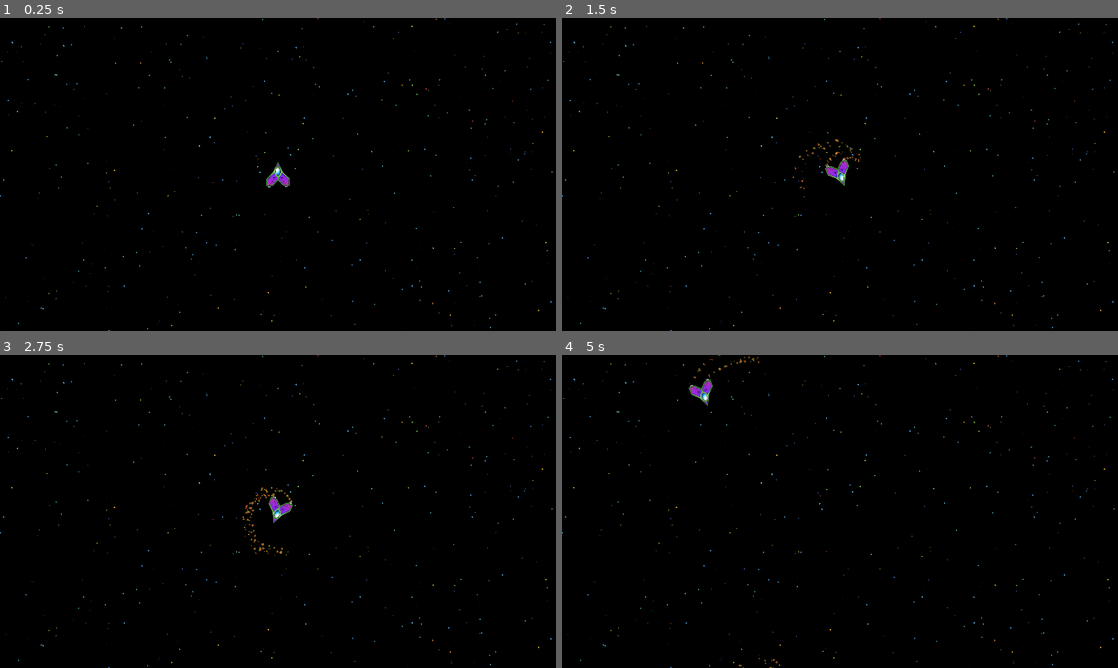
Above: before the commit, frames 1-4 (two rows, left to right).
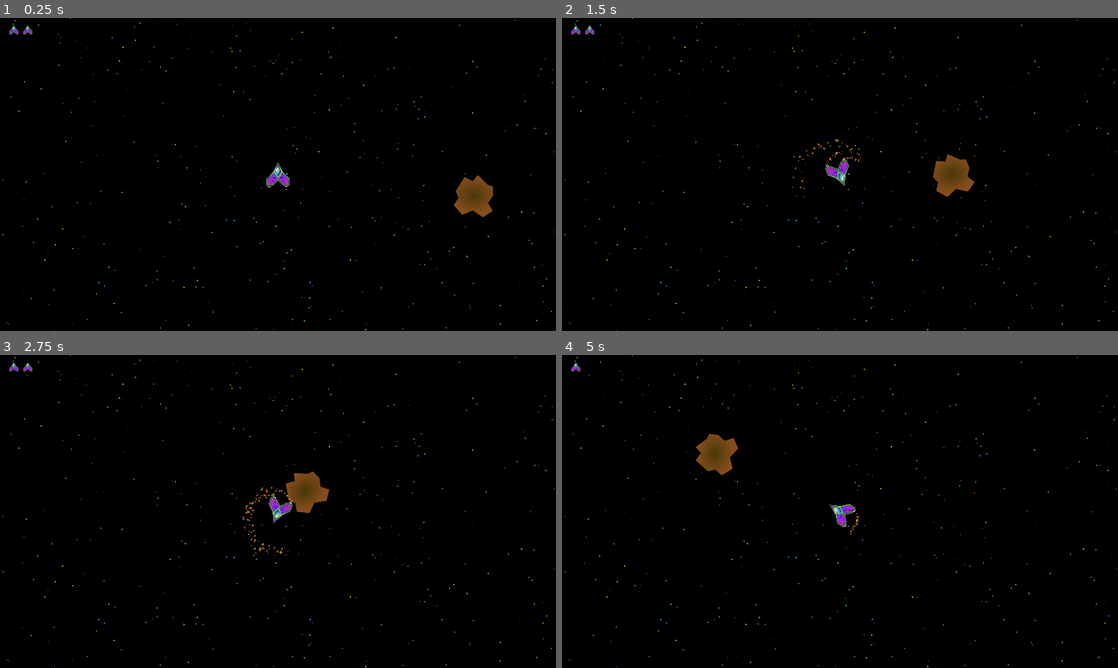
Above: after the commit, the same moments.

Repository: avrame/space-rocks-godot
Game: Godot game, scene res://Scenes/main.tscn
Two runs of this game, one before a commit and one after it. Both use one fixed random seed, a clock stepped at 60 frames per second and the inputs below. Before the commit the project starts from res://main.tscn.
Inputs:
- Up to frame 1 (0.25 s): no input
- Up to frame 2 (1.5 s): tap Enter at 0.5 s; hold Right (rotate-right) 0.53-1.28 s; hold Space (fire, bound only after the commit) 0.53-1.28 s; hold Left (rotate-left) from 1.28 s (still down); tap Space (fire, bound only after the commit) at 1.35 s
- Up to frame 3 (2.75 s): release Left (rotate-left) at 2.03 s; hold Right (rotate-right) from 2.03 s (still down); hold Space (fire, bound only after the commit) from 2.03 s (still down)
- Up to frame 4 (5 s): release Right (rotate-right) at 2.78 s; release Space (fire, bound only after the commit) at 2.78 s; hold Up (thrust) 2.78-3.53 s; tap Space (fire, bound only after the commit) at 2.85, 4.35 s; hold Space (fire, bound only after the commit) 3.53-4.28 s; hold Left (rotate-left) from 3.53 s (still down)

The runs differ from the first frame. In frame 1, 1.3% of the frame differs, in the area x 0-100%, y 0-100%; in frame 2, 1.3%; in frame 3, 1.3%; in frame 4, 1.7%.

Commit message:
Added level container. Added pew-pew sound. Fixed respawn check for asteroids nearby.

Diff:
--- /dev/null
+++ b/Scenes/asteroid.tscn
@@ -0,0 +1,15 @@
+[gd_scene load_steps=3 format=3 uid="uid://bcdeqofdqsjsl"]
+
+[ext_resource type="Texture2D" uid="uid://bpx5n7qx6vdke" path="res://Textures/asteroid.png" id="1_fmagi"]
+[ext_resource type="Script" path="res://Scripts/asteroid.gd" id="2_snfe1"]
+
+[node name="Asteroid" type="Sprite2D" groups=["Asteroids"]]
+position = Vector2(0, 2)
+texture = ExtResource("1_fmagi")
+script = ExtResource("2_snfe1")
+
+[node name="AsteroidStaticBody" type="StaticBody2D" parent="."]
+
+[node name="CollisionPolygon2D" type="CollisionPolygon2D" parent="AsteroidStaticBody"]
+position = Vector2(9, -33)
+polygon = PackedVector2Array(41, 59, 59, 36, 60, 4, 44, -4, 11, -39, -7, -20, -34, -35, -67, 9, -61, 34, -77, 57, -52, 92, -14, 81, 21, 107, 53, 88)
--- /dev/null
+++ b/Scenes/base_level.tscn
@@ -0,0 +1,19 @@
+[gd_scene load_steps=5 format=3 uid="uid://c426h6wdibxd"]
+
+[ext_resource type="Script" path="res://Scripts/stars.gd" id="1_q0gxm"]
+[ext_resource type="Script" path="res://Scripts/level.gd" id="1_wqdps"]
+[ext_resource type="PackedScene" uid="uid://bcdeqofdqsjsl" path="res://Scenes/asteroid.tscn" id="2_gemu2"]
+[ext_resource type="PackedScene" uid="uid://bke7ht6hwx7em" path="res://Scenes/space_ship.tscn" id="3_a2bo4"]
+
+[node name="Level" type="Node2D"]
+script = ExtResource("1_wqdps")
+
+[node name="Stars" type="Node2D" parent="."]
+position = Vector2(2.08165e-12, 2.08165e-12)
+script = ExtResource("1_q0gxm")
+
+[node name="Asteroid" parent="." instance=ExtResource("2_gemu2")]
+position = Vector2(231, 235)
+
+[node name="SpaceShip" parent="." instance=ExtResource("3_a2bo4")]
+position = Vector2(960, 540)
--- a/engine_stream.tscn
+++ b/Scenes/engine_stream.tscn
@@ -1,6 +1,6 @@
 [gd_scene load_steps=3 format=3 uid="uid://3gwsjb0lgeo"]
 
-[ext_resource type="Texture2D" uid="uid://d0lh108c8o7bm" path="res://exhaust-particle.png" id="1_7pn8x"]
+[ext_resource type="Texture2D" uid="uid://d0lh108c8o7bm" path="res://Textures/exhaust-particle.png" id="1_wrjd5"]
 
 [sub_resource type="ParticleProcessMaterial" id="ParticleProcessMaterial_rlojy"]
 particle_flag_disable_z = true
@@ -29,7 +29,7 @@
 position = Vector2(2.08165e-12, 2.08165e-12)
 amount = 60
 process_material = SubResource("ParticleProcessMaterial_rlojy")
-texture = ExtResource("1_7pn8x")
+texture = ExtResource("1_wrjd5")
 lifetime = 0.75
 randomness = 0.5
 visibility_rect = Rect2(-75, -10, 150, 250)
--- /dev/null
+++ b/Scenes/level1.tscn
@@ -0,0 +1,5 @@
+[gd_scene load_steps=2 format=3 uid="uid://s888kf5mypvs"]
+
+[ext_resource type="PackedScene" uid="uid://c426h6wdibxd" path="res://Scenes/base_level.tscn" id="1_7eynj"]
+
+[node name="Level" instance=ExtResource("1_7eynj")]
--- /dev/null
+++ b/Scenes/level2.tscn
@@ -0,0 +1,5 @@
+[gd_scene load_steps=2 format=3 uid="uid://cwesb3ojwejjf"]
+
+[ext_resource type="PackedScene" uid="uid://c426h6wdibxd" path="res://Scenes/base_level.tscn" id="1_byq2t"]
+
+[node name="Level" instance=ExtResource("1_byq2t")]
--- /dev/null
+++ b/Scenes/level3.tscn
@@ -0,0 +1,5 @@
+[gd_scene load_steps=2 format=3 uid="uid://dxq2r4crx55l3"]
+
+[ext_resource type="PackedScene" uid="uid://c426h6wdibxd" path="res://Scenes/base_level.tscn" id="1_2v1qt"]
+
+[node name="Level" instance=ExtResource("1_2v1qt")]
--- /dev/null
+++ b/Scenes/life.tscn
@@ -0,0 +1,7 @@
+[gd_scene load_steps=2 format=3 uid="uid://ck0s5spijub2b"]
+
+[ext_resource type="Texture2D" uid="uid://cj67mg0r7dye3" path="res://Textures/Spaceship.png" id="1_5ggdj"]
+
+[node name="Life" type="Sprite2D"]
+scale = Vector2(0.2, 0.2)
+texture = ExtResource("1_5ggdj")
--- /dev/null
+++ b/Scenes/main.tscn
@@ -0,0 +1,54 @@
+[gd_scene load_steps=5 format=3 uid="uid://drf60pjfuwn0c"]
+
+[ext_resource type="Script" path="res://Scripts/level_container.gd" id="1_pon6j"]
+[ext_resource type="Script" path="res://Scripts/lives.gd" id="4_2fs3s"]
+[ext_resource type="Script" path="res://Scripts/game_over.gd" id="4_drj5u"]
+[ext_resource type="Theme" uid="uid://ci72ymw8fi3b1" path="res://theme.tres" id="5_tr1yb"]
+
+[node name="Main" type="Node2D"]
+
+[node name="LevelContainer" type="Node2D" parent="."]
+script = ExtResource("1_pon6j")
+
+[node name="Lives" type="Node2D" parent="."]
+position = Vector2(48, 40)
+script = ExtResource("4_2fs3s")
+
+[node name="GameOver" type="CenterContainer" parent="."]
+visible = false
+offset_right = 1920.0
+offset_bottom = 1080.0
+theme = ExtResource("5_tr1yb")
+script = ExtResource("4_drj5u")
+
+[node name="PanelContainer" type="PanelContainer" parent="GameOver"]
+layout_mode = 2
+theme = ExtResource("5_tr1yb")
+
+[node name="MarginContainer" type="MarginContainer" parent="GameOver/PanelContainer"]
+layout_mode = 2
+theme = ExtResource("5_tr1yb")
+
+[node name="VBoxContainer" type="VBoxContainer" parent="GameOver/PanelContainer/MarginContainer"]
+layout_mode = 2
+theme = ExtResource("5_tr1yb")
+
+[node name="Label" type="Label" parent="GameOver/PanelContainer/MarginContainer/VBoxContainer"]
+layout_mode = 2
+theme = ExtResource("5_tr1yb")
+text = "Game Over"
+
+[node name="NewGameButton" type="Button" parent="GameOver/PanelContainer/MarginContainer/VBoxContainer"]
+layout_mode = 2
+theme = ExtResource("5_tr1yb")
+text = "New Game"
+
+[node name="QuitButton" type="Button" parent="GameOver/PanelContainer/MarginContainer/VBoxContainer"]
+layout_mode = 2
+theme = ExtResource("5_tr1yb")
+text = "Quit"
+
+[connection signal="restart_game" from="LevelContainer" to="Lives" method="_on_level_container_restart_game"]
+[connection signal="pressed" from="GameOver/PanelContainer/MarginContainer/VBoxContainer/NewGameButton" to="LevelContainer" method="_on_new_game_button_pressed"]
+[connection signal="pressed" from="GameOver/PanelContainer/MarginContainer/VBoxContainer/NewGameButton" to="GameOver" method="_on_new_game_button_pressed"]
+[connection signal="pressed" from="GameOver/PanelContainer/MarginContainer/VBoxContainer/QuitButton" to="GameOver" method="_on_quit_button_pressed"]
--- /dev/null
+++ b/Scenes/space_ship.tscn
@@ -0,0 +1,66 @@
+[gd_scene load_steps=8 format=3 uid="uid://bke7ht6hwx7em"]
+
+[ext_resource type="Texture2D" uid="uid://cj67mg0r7dye3" path="res://Textures/Spaceship.png" id="1_6c8e2"]
+[ext_resource type="Script" path="res://Scripts/space_ship.gd" id="1_u6yal"]
+[ext_resource type="PackedScene" uid="uid://3gwsjb0lgeo" path="res://Scenes/engine_stream.tscn" id="3_0a0lr"]
+[ext_resource type="Texture2D" uid="uid://bc81bnmvnps7x" path="res://Textures/explosion-part.png" id="4_u2cfk"]
+[ext_resource type="AudioStream" uid="uid://d321pmavxilib" path="res://Audio/ship-explodes.wav" id="5_4b0x3"]
+[ext_resource type="AudioStream" uid="uid://doxkwsxydoe0m" path="res://Audio/pew-pew.wav" id="6_0twj2"]
+
+[sub_resource type="ParticleProcessMaterial" id="ParticleProcessMaterial_q1cqy"]
+particle_flag_disable_z = true
+emission_shape = 1
+emission_sphere_radius = 44.06
+direction = Vector3(1, 2.08165e-12, 2.08165e-12)
+spread = 180.0
+angular_velocity_min = -1.60933e-05
+angular_velocity_max = 558.17
+radial_velocity_min = -2.23517e-05
+radial_velocity_max = 197.25
+gravity = Vector3(2.08165e-12, 2.08165e-12, 2.08165e-12)
+linear_accel_min = 46.1
+linear_accel_max = 100.0
+radial_accel_min = 30.05
+radial_accel_max = 30.05
+scale_max = 3.0
+
+[node name="SpaceShip" type="CharacterBody2D"]
+position = Vector2(2.08165e-12, 2.08165e-12)
+scale = Vector2(0.5, 0.5)
+script = ExtResource("1_u6yal")
+
+[node name="LeftEngineStream" parent="." instance=ExtResource("3_0a0lr")]
+position = Vector2(-60, 90)
+emitting = false
+
+[node name="RightEngineStream" parent="." instance=ExtResource("3_0a0lr")]
+position = Vector2(58, 92)
+emitting = false
+
+[node name="Sprite2D" type="Sprite2D" parent="."]
+texture = ExtResource("1_6c8e2")
+
+[node name="CollisionPolygon2D" type="CollisionPolygon2D" parent="."]
+polygon = PackedVector2Array(35, -15, 0, -86, -34, -15, -80, 30, -81, 79, -36, 79, -1, 43, 37, 79, 81, 79, 81, 27)
+
+[node name="Explosion" type="GPUParticles2D" parent="."]
+emitting = false
+amount = 64
+process_material = SubResource("ParticleProcessMaterial_q1cqy")
+texture = ExtResource("4_u2cfk")
+lifetime = 0.5
+one_shot = true
+
+[node name="ExplosionSound" type="AudioStreamPlayer2D" parent="."]
+stream = ExtResource("5_4b0x3")
+volume_db = -15.0
+
+[node name="PewPewSound" type="AudioStreamPlayer2D" parent="."]
+stream = ExtResource("6_0twj2")
+volume_db = -10.0
+
+[node name="RespawnTimer" type="Timer" parent="."]
+one_shot = true
+
+[connection signal="finished" from="Explosion" to="." method="_on_explosion_finished"]
+[connection signal="timeout" from="RespawnTimer" to="." method="_on_respawn_timer_timeout"]
--- a/star.tscn
+++ b/Scenes/star.tscn
@@ -1,10 +1,10 @@
 [gd_scene load_steps=2 format=3 uid="uid://crouufakoiel1"]
 
-[ext_resource type="Texture2D" uid="uid://dh2a7rmfxk8dm" path="res://stars.png" id="1_lc1sg"]
+[ext_resource type="Texture2D" uid="uid://dh2a7rmfxk8dm" path="res://Textures/stars.png" id="1_quo4o"]
 
 [node name="Star" type="Sprite2D"]
 texture_filter = 1
 position = Vector2(2.08165e-12, 2.08165e-12)
-texture = ExtResource("1_lc1sg")
+texture = ExtResource("1_quo4o")
 hframes = 4
 vframes = 4
--- /dev/null
+++ b/Scripts/asteroid.gd
@@ -0,0 +1,42 @@
+extends Sprite2D
+
+const MIN_SPEED = 25
+const MAX_SPEED = 300
+const MIN_DISTANCE_FROM_SHIP = 250
+
+@onready var spaceship = get_node("../SpaceShip")
+var screen_size
+var speed
+var rotate_speed
+var velocity
+
+# Called when the node enters the scene tree for the first time.
+func _ready() -> void:
+	screen_size = get_viewport().content_scale_size
+	generate_random_position()
+	while position.distance_to(spaceship.position) < MIN_DISTANCE_FROM_SHIP:
+		generate_random_position()
+	speed = randf_range(MIN_SPEED, MAX_SPEED)
+	rotate_speed = randfn(0, 1.5)
+	var direction = randf_range(0, 2 * PI)
+	velocity = Vector2.RIGHT.rotated(direction)
+
+# Called every frame. 'delta' is the elapsed time since the previous frame.
+func _process(delta: float) -> void:
+	rotate(delta * rotate_speed)
+	translate(delta * speed * velocity)
+
+	if position.y < 0:
+		position.y = screen_size.y
+	elif position.y > screen_size.y:
+		position.y = 0
+
+	if position.x < 0:
+		position.x = screen_size.x
+	elif position.x > screen_size.x:
+		position.x = 0
+
+func generate_random_position():
+	var x = randf_range(0, screen_size.x)
+	var y = randf_range(0, screen_size.y)
+	position = Vector2(x, y)
--- /dev/null
+++ b/Scripts/game_over.gd
@@ -0,0 +1,19 @@
+extends CenterContainer
+
+
+# Called when the node enters the scene tree for the first time.
+func _ready() -> void:
+	pass # Replace with function body.
+
+
+# Called every frame. 'delta' is the elapsed time since the previous frame.
+func _process(delta: float) -> void:
+	pass
+
+
+func _on_quit_button_pressed() -> void:
+	get_tree().quit()
+
+
+func _on_new_game_button_pressed() -> void:
+	visible = false
--- /dev/null
+++ b/Scripts/level.gd
@@ -0,0 +1,11 @@
+extends Node2D
+
+
+# Called when the node enters the scene tree for the first time.
+func _ready() -> void:
+	pass # Replace with function body.
+
+
+# Called every frame. 'delta' is the elapsed time since the previous frame.
+func _process(delta: float) -> void:
+	pass
--- /dev/null
+++ b/Scripts/level_container.gd
@@ -0,0 +1,27 @@
+extends Node2D
+
+var level1 = preload("res://Scenes/level1.tscn")
+var level2 = preload("res://Scenes/level2.tscn")
+var level3 = preload("res://Scenes/level3.tscn")
+var levels = [level1, level2, level3]
+var current_level = 1
+signal restart_game
+
+# Called when the node enters the scene tree for the first time.
+func _ready() -> void:
+	load_current_level()
+
+# Called every frame. 'delta' is the elapsed time since the previous frame.
+func _process(delta: float) -> void:
+	pass
+
+func load_current_level():
+	var level_scene = levels[current_level - 1]
+	var level = level_scene.instantiate()
+	add_child(level)
+
+func _on_new_game_button_pressed() -> void:
+	current_level = 1
+	remove_child(get_child(0))
+	load_current_level()
+	restart_game.emit()
--- /dev/null
+++ b/Scripts/lives.gd
@@ -0,0 +1,33 @@
+extends Node2D
+
+const INITIAL_EXTRA_LIVES_COUNT = 2
+var lives = []
+@onready var life_scene = preload("res://Scenes/life.tscn")
+@onready var game_over = get_node("/root/Main/GameOver")
+
+# Called when the node enters the scene tree for the first time.
+func _ready() -> void:
+	add_a_life()
+	add_a_life()
+
+# Called every frame. 'delta' is the elapsed time since the previous frame.
+func _process(delta: float) -> void:
+	pass
+
+func add_a_life():
+	var life = life_scene.instantiate()
+	life.position.x = lives.size() * 48
+	life.position.y = 0
+	add_child(life)
+	lives.push_back(life)
+
+func remove_a_life():
+	var life = lives.pop_back()
+	if life:
+		life.queue_free()
+	else:
+		game_over.visible = true
+
+func _on_level_container_restart_game() -> void:
+	add_a_life()
+	add_a_life()
--- a/space_ship.gd
+++ b/Scripts/space_ship.gd
@@ -5,21 +5,34 @@
 const THRUST_SPEED = 10.0
 const FRICTION = .99
 const MAX_SPEED = 1000.0
+const MIN_DISTANCE_FROM_ASTEROID = 400
 
 var screen_size
+var init_position
+var init_rotation
 var sprite_width
 var sprite_height
+var exploding = false
+
+@onready var global = get_node("/root/Global")
+@onready var lives_node = get_node("/root/Main/Lives")
+@onready var game_over_node = get_node("/root/Main/GameOver")
 @onready var sprite = $Sprite2D
 @onready var left_engine_stream = $LeftEngineStream
 @onready var right_engine_stream = $RightEngineStream
 
+
 func _ready():
+	init_position = position
+	init_rotation = rotation
 	screen_size = get_viewport().content_scale_size
 	sprite_width = sprite.texture.get_width()
 	sprite_height = sprite.texture.get_height()
 
 
 func _physics_process(delta):
+	if exploding:
+		return
 	if Input.is_action_pressed("rotate-left"):
 		var rotate_amount = delta * -ROTATION_SPEED
 		rotate(rotate_amount)
@@ -39,7 +52,6 @@
 		left_engine_stream.emitting = false
 		right_engine_stream.emitting = false
 
-
 	if position.y < 0:
 		position.y = screen_size.y
 	elif position.y > screen_size.y:
@@ -50,4 +62,46 @@
 	elif position.x > screen_size.x:
 		position.x = 0
 
-	move_and_collide(velocity * delta)
+	var collision = move_and_collide(velocity * delta)
+
+	if collision:
+		var collider_name = collision.get_collider().get("name")
+		if collider_name == "AsteroidStaticBody":
+			explode()
+
+func _unhandled_key_input(event: InputEvent) -> void:
+	if event.is_action_pressed("fire"):
+		$PewPewSound.play()
+
+func explode():
+	exploding = true
+	left_engine_stream.emitting = false
+	right_engine_stream.emitting = false
+	velocity = Vector2.ZERO
+	$Sprite2D.visible = false
+	$Explosion.emitting = true
+	$ExplosionSound.playing = true
+
+func _on_explosion_finished() -> void:
+	lives_node.remove_a_life()
+	$RespawnTimer.start()
+
+
+func _on_respawn_timer_timeout() -> void:
+	if game_over_node.visible:
+		return
+	if asteroids_too_close():
+		$RespawnTimer.start()
+		return
+	position = init_position
+	rotation = init_rotation
+	$Sprite2D.visible = true
+	exploding = false
+
+
+func asteroids_too_close():
+	var asteroids = get_tree().get_nodes_in_group("Asteroids")
+	for asteroid in asteroids:
+		if position.distance_to(asteroid.position) < MIN_DISTANCE_FROM_ASTEROID:
+			return true
+	return false
--- a/stars.gd
+++ b/Scripts/stars.gd
@@ -1,6 +1,6 @@
 extends Node2D
 
-var star_scene = preload("res://star.tscn")
+var star_scene = preload("res://Scenes/star.tscn")
 
 # Called when the node enters the scene tree for the first time.
 func _ready() -> void:
--- a/main.tscn
+++ /dev/null
@@ -1,12 +0,0 @@
-[gd_scene load_steps=3 format=3 uid="uid://drf60pjfuwn0c"]
-
-[ext_resource type="PackedScene" uid="uid://bke7ht6hwx7em" path="res://space_ship.tscn" id="1_a267v"]
-[ext_resource type="Script" path="res://stars.gd" id="1_wiitc"]
-
-[node name="Main" type="Node2D"]
-
-[node name="Stars" type="Node2D" parent="."]
-position = Vector2(2.08165e-12, 2.08165e-12)
-script = ExtResource("1_wiitc")
-
-[node name="SpaceShip" parent="." instance=ExtResource("1_a267v")]
--- /dev/null
+++ b/new_style_box_flat.tres
@@ -0,0 +1,8 @@
+[gd_resource type="StyleBoxFlat" format=3 uid="uid://ccuvby0l71lb2"]
+
+[resource]
+bg_color = Color(0.309804, 0.411765, 0.811765, 0.705882)
+corner_radius_top_left = 16
+corner_radius_top_right = 16
+corner_radius_bottom_right = 16
+corner_radius_bottom_left = 16
--- a/project.godot
+++ b/project.godot
@@ -11,7 +11,7 @@
 [application]
 
 config/name="Space Rocks"
-run/main_scene="res://main.tscn"
+run/main_scene="res://Scenes/main.tscn"
 config/features=PackedStringArray("4.3", "GL Compatibility")
 config/icon="res://icon.svg"
 
@@ -43,6 +43,11 @@
 , Object(InputEventKey,"resource_local_to_scene":false,"resource_name":"","device":0,"window_id":0,"alt_pressed":false,"shift_pressed":false,"ctrl_pressed":false,"meta_pressed":false,"pressed":false,"keycode":0,"physical_keycode":87,"key_label":0,"unicode":0,"location":0,"echo":false,"script":null)
 ]
 }
+fire={
+"deadzone": 0.5,
+"events": [Object(InputEventKey,"resource_local_to_scene":false,"resource_name":"","device":0,"window_id":0,"alt_pressed":false,"shift_pressed":false,"ctrl_pressed":false,"meta_pressed":false,"pressed":false,"keycode":0,"physical_keycode":32,"key_label":0,"unicode":0,"location":0,"echo":false,"script":null)
+]
+}
 
 [rendering]
 
--- a/space_ship.tscn
+++ /dev/null
@@ -1,22 +0,0 @@
-[gd_scene load_steps=4 format=3 uid="uid://bke7ht6hwx7em"]
-
-[ext_resource type="Texture2D" uid="uid://cj67mg0r7dye3" path="res://Spaceship.png" id="1_6c8e2"]
-[ext_resource type="Script" path="res://space_ship.gd" id="1_u6yal"]
-[ext_resource type="PackedScene" uid="uid://3gwsjb0lgeo" path="res://engine_stream.tscn" id="3_0a0lr"]
-
-[node name="SpaceShip" type="CharacterBody2D"]
-position = Vector2(960, 540)
-scale = Vector2(0.5, 0.5)
-script = ExtResource("1_u6yal")
-
-[node name="LeftEngineStream" parent="." instance=ExtResource("3_0a0lr")]
-position = Vector2(-60, 90)
-
-[node name="RightEngineStream" parent="." instance=ExtResource("3_0a0lr")]
-position = Vector2(58, 92)
-
-[node name="Sprite2D" type="Sprite2D" parent="."]
-texture = ExtResource("1_6c8e2")
-
-[node name="CollisionPolygon2D" type="CollisionPolygon2D" parent="."]
-polygon = PackedVector2Array(35, -15, 0, -86, -34, -15, -80, 30, -81, 79, -36, 79, -1, 43, 37, 79, 81, 79, 81, 27)
--- /dev/null
+++ b/theme.tres
@@ -0,0 +1,24 @@
+[gd_resource type="Theme" load_steps=4 format=3 uid="uid://ci72ymw8fi3b1"]
+
+[ext_resource type="FontFile" uid="uid://cc4xdgoydmo7l" path="res://Fonts/manaspc.ttf" id="1_t214e"]
+[ext_resource type="StyleBox" uid="uid://ccuvby0l71lb2" path="res://new_style_box_flat.tres" id="2_6aaqu"]
+
+[sub_resource type="StyleBoxFlat" id="StyleBoxFlat_p0x1c"]
+bg_color = Color(0.262745, 0.341176, 0.639216, 0.839216)
+corner_radius_top_left = 16
+corner_radius_top_right = 16
+corner_radius_bottom_right = 16
+corner_radius_bottom_left = 16
+
+[resource]
+Button/font_sizes/font_size = 20
+Button/fonts/font = ExtResource("1_t214e")
+Label/font_sizes/font_size = 32
+Label/fonts/font = ExtResource("1_t214e")
+MarginContainer/constants/margin_bottom = 22
+MarginContainer/constants/margin_left = 22
+MarginContainer/constants/margin_right = 22
+MarginContainer/constants/margin_top = 22
+Panel/styles/panel = SubResource("StyleBoxFlat_p0x1c")
+PanelContainer/styles/panel = ExtResource("2_6aaqu")
+VBoxContainer/constants/separation = 12
Not shown, added: Audio/pew-pew.wav.import
Not shown, added: Audio/ship-explodes.wav.import
Binary file added: Fonts/manaspc.ttf
Not shown, added: Fonts/manaspc.ttf.import
Binary file removed: Spaceship.png
Binary file added: Textures/Spaceship.png
Not shown, added: Textures/Spaceship.png.import
Binary file added: Textures/asteroid.png
Not shown, changed: Textures/asteroid.png.import
Renamed: exhaust-particle.png -> Textures/exhaust-particle.png
Not shown, added: Textures/exhaust-particle.png.import
Binary file added: Textures/explosion-part.png
(and 5 more such lines)
